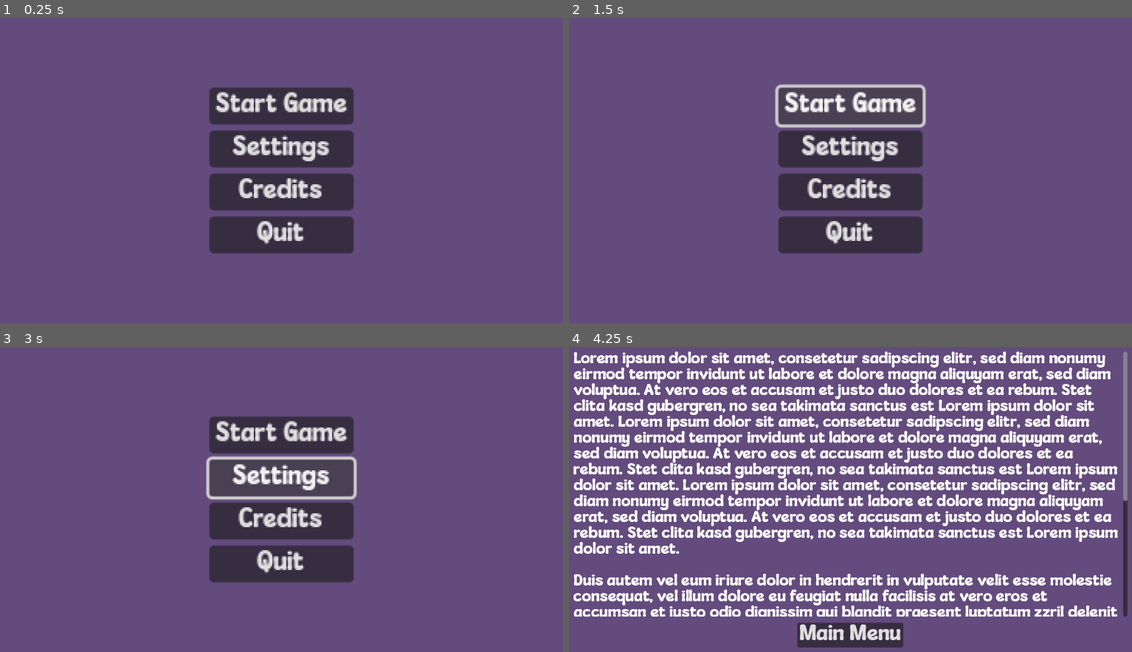
Above: before the commit, frames 1-4 (two rows, left to right).
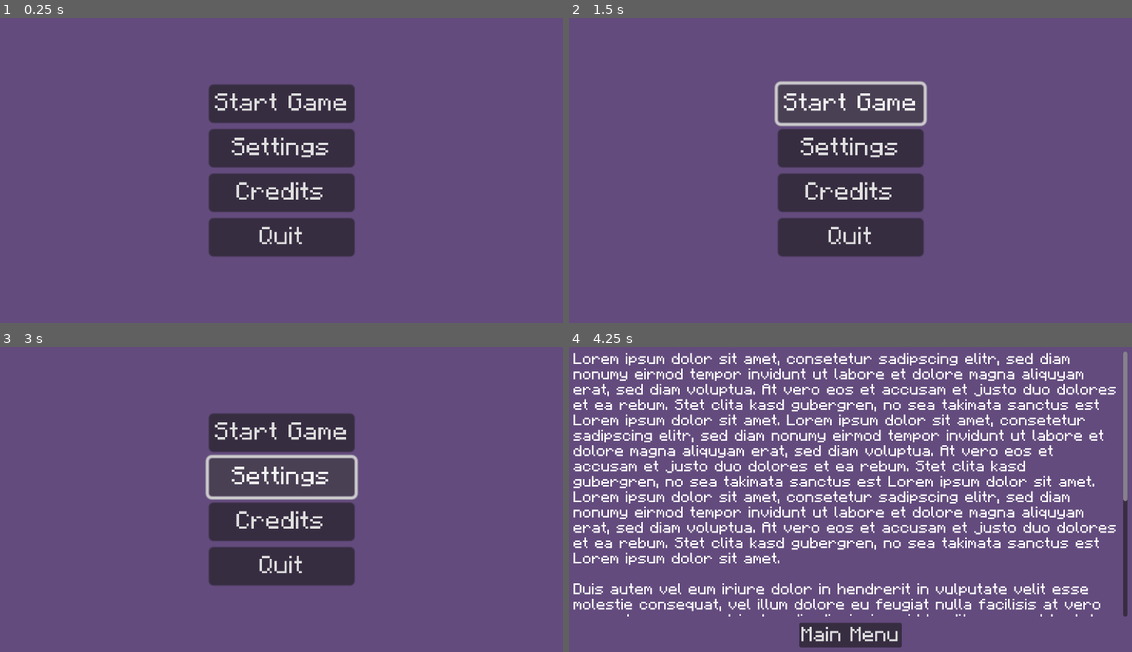
Above: after the commit, the same moments.

Repository: SuperDuperOrganisationsname/DevsThatJam9
Game: Godot game, scene res://scenes/menus/main_menu.tscn
The game is run twice, just before and just after one commit, with the same random seed, the same clock (stepped at 60 frames per second) and the same inputs. This scene is started directly instead of the project's main scene.
Inputs:
- Up to frame 1 (0.25 s): no input
- Up to frame 2 (1.5 s): click "Start Game" at 0.5 s; click "Start Game" at 1.25 s
- Up to frame 3 (3 s): click "Start Game" at 2 s; click "Settings" at 2.75 s
- Up to frame 4 (4.25 s): click "Credits" at 3.5 s

The runs differ from the first frame. In frame 1, 3.7% of the frame differs, in the area x 37-64%, y 21-79%; in frame 2, 4.5%; in frame 3, 4.1%; in frame 4, 37%, in the area x 0-98%, y 1-99%.

Commit message:
replaced font with minecraft font

Diff:
--- a/assets/basic_theme.tres
+++ b/assets/basic_theme.tres
@@ -1,6 +1,6 @@
 [gd_resource type="Theme" load_steps=2 format=3 uid="uid://8khgiwggp4ed"]
 
-[ext_resource type="FontFile" uid="uid://7oty6cf2yyap" path="res://assets/MouldyCheeseRegular-WyMWG.ttf" id="1_cfhew"]
+[ext_resource type="FontFile" uid="uid://ugrqv3q30xy7" path="res://assets/fonts/MinecraftRegular-Bmg3.otf" id="1_lfgvr"]
 
 [resource]
-default_font = ExtResource("1_cfhew")
+default_font = ExtResource("1_lfgvr")
--- a/scenes/menus/main_menu.tscn
+++ b/scenes/menus/main_menu.tscn
@@ -20,14 +20,14 @@
 anchor_top = 0.5
 anchor_right = 0.5
 anchor_bottom = 0.5
-offset_left = -47.0
-offset_top = -54.0
-offset_right = 47.0
-offset_bottom = 54.0
+offset_left = -47.5
+offset_top = -56.0
+offset_right = 47.5
+offset_bottom = 56.0
 grow_horizontal = 2
 grow_vertical = 2
 scale = Vector2(3, 3)
-pivot_offset = Vector2(47, 54)
+pivot_offset = Vector2(47.5, 56)
 theme = ExtResource("2_wxxnm")
 alignment = 1
 
Binary file removed: assets/MouldyCheeseRegular-WyMWG.ttf
Binary file added: assets/fonts/MinecraftBold-nMK1.otf
Not shown, added: assets/fonts/MinecraftBold-nMK1.otf.import
Binary file added: assets/fonts/MinecraftBoldItalic-1y1e.otf
Not shown, added: assets/fonts/MinecraftBoldItalic-1y1e.otf.import
Binary file added: assets/fonts/MinecraftItalic-R8Mo.otf
Not shown, changed: assets/fonts/MinecraftItalic-R8Mo.otf.import
Binary file added: assets/fonts/MinecraftRegular-Bmg3.otf
Not shown, added: assets/fonts/MinecraftRegular-Bmg3.otf.import
